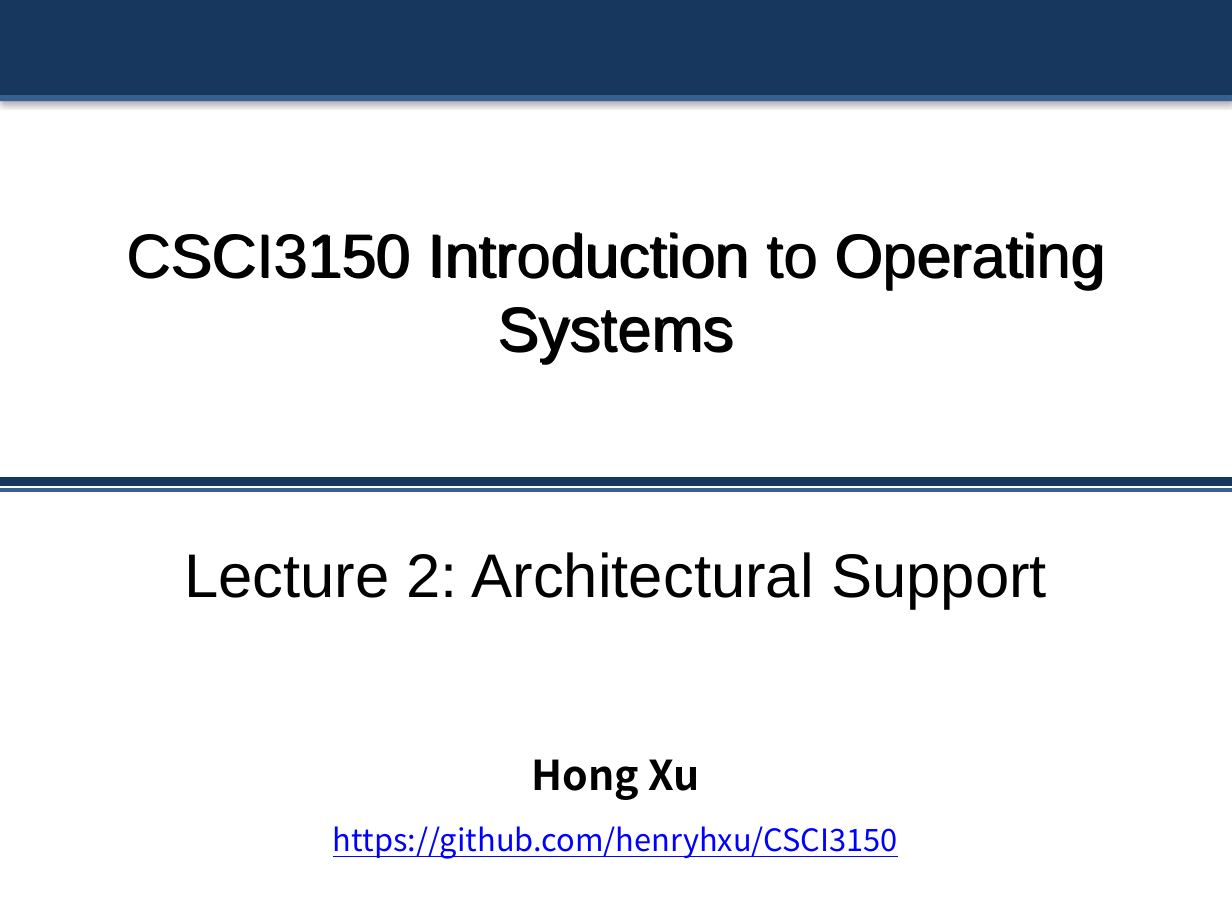
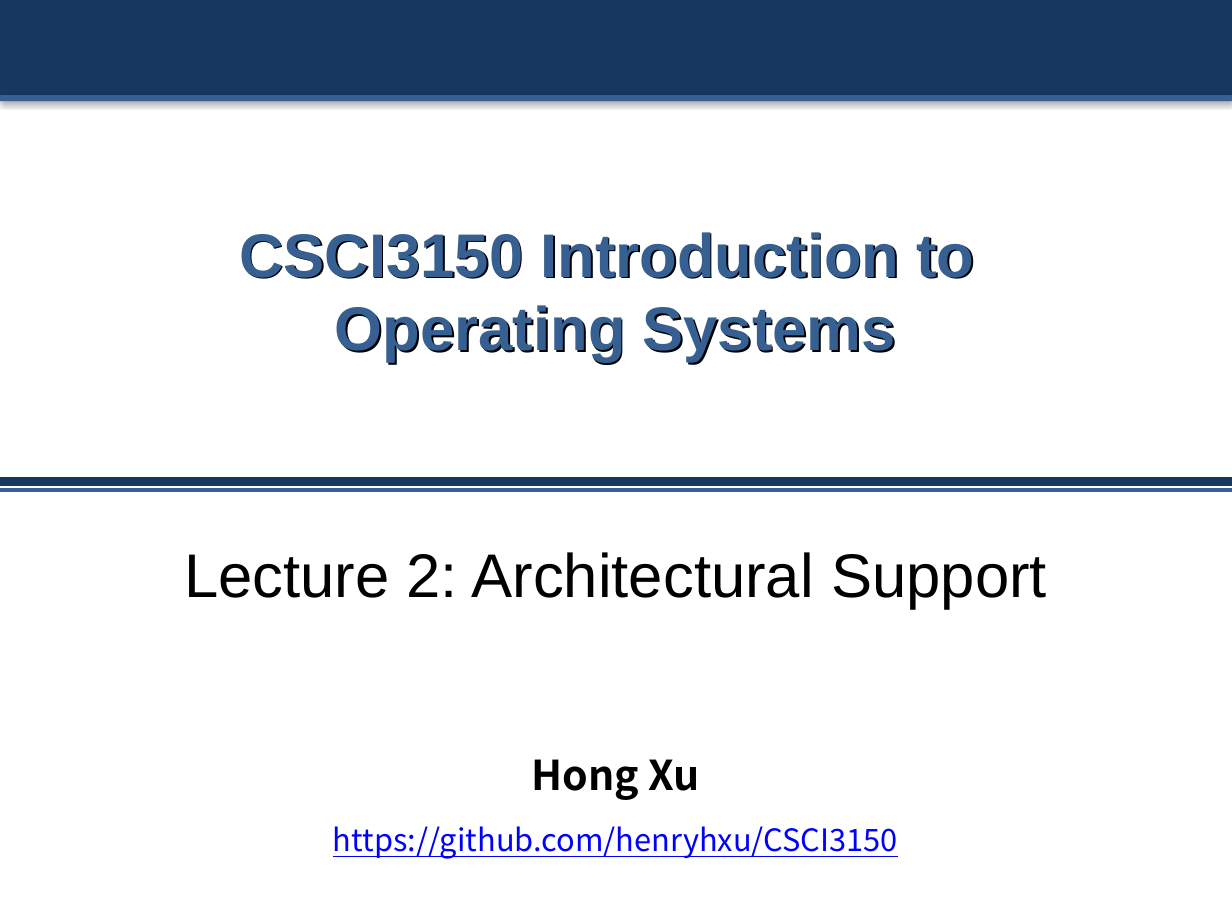
Before and after one commit to henryhxu/CSCI3150, a slide deck: slide 1 of lectures/lec2_arch.pptx. Drawn at 1232x924 pixels with LibreOffice and Linux fonts; fonts in the diff are those of the drawing. Boxes give left, top, right and bottom in pixels: in the first picture for what was removed or moved away, otherwise in the second. Text is boxed around its words. In the diff, an @@ line names an element or a change of style, - is before the commit and + after.

```diff
--- a/lectures/lec2_arch.pptx
+++ b/lectures/lec2_arch.pptx
@@ title "CSCI3150 Introduction to Operating Systems" at box(239, 232, 974, 362): text colour #000000 to #376092, bold on @@
```
Also in this commit, not shown: 3 other files.
